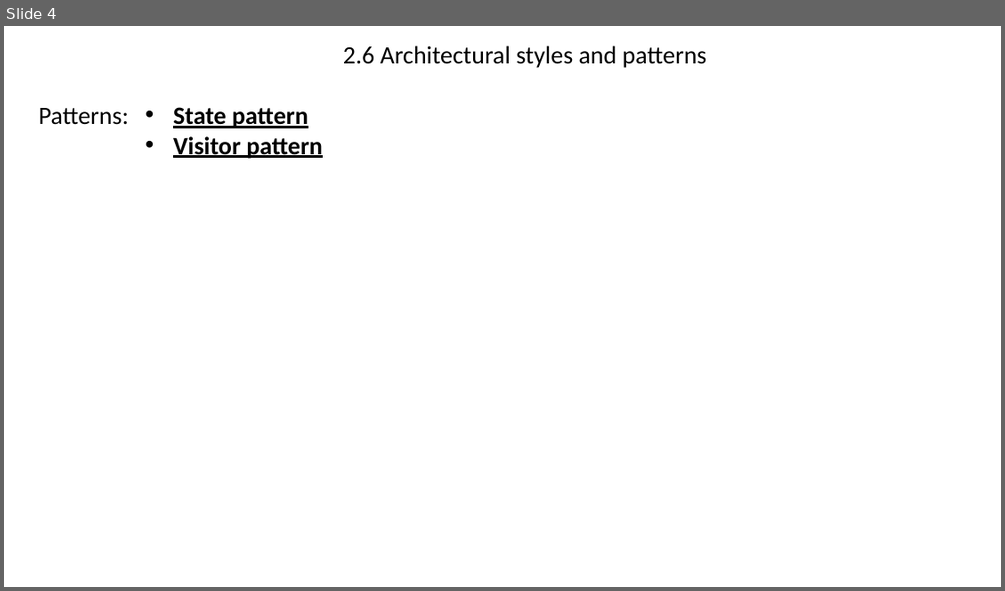
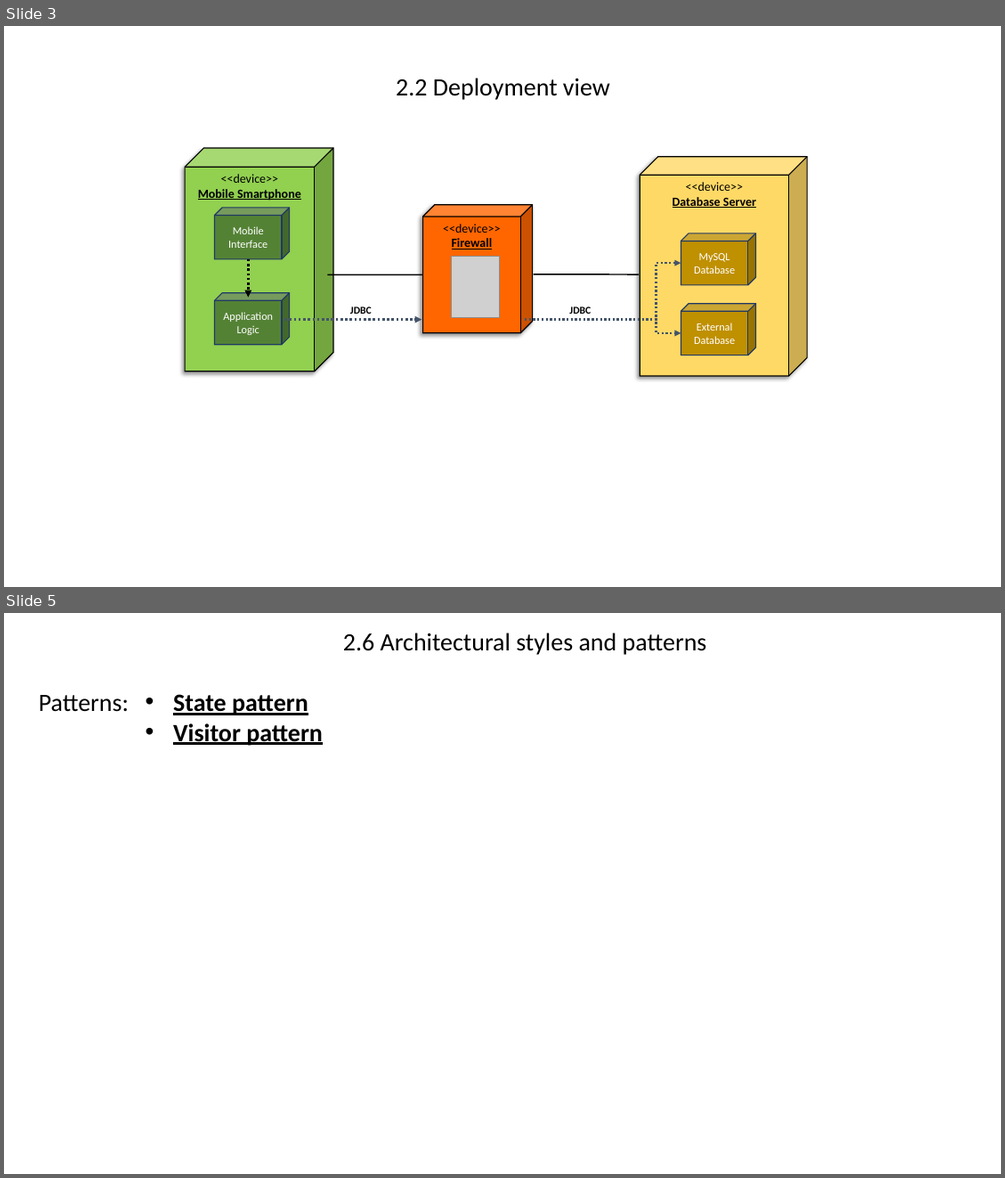
Before and after one commit to AndreaMazzeo289/RASD_DD_Travlendar, a slide deck: Design Documents/Architecture.pptx. Shown one above the other, each under a label of ours: slide 4 before the commit, slides 3 and 5 after it; the slides between them are not shown. The pictures are 1005x591 and 1005x1178 pixels, drawn with LibreOffice and Linux fonts; fonts in the diff are those of the drawing; grey boxes stand for pictures. Boxes give left, top, right and bottom in pixels: in the first picture for what was removed or moved away, otherwise in the second. Text is boxed around its words. In the diff, an @@ line names an element or a change of style, - is before the commit and + after.

Commit message:
deployment

```diff
--- a/Design Documents/Architecture.pptx
+++ b/Design Documents/Architecture.pptx
@@ slide 3 added at [4,26,1001,587], background #FFFFFF @@
@@ text added at [396,78,610,100], 24 pt, text #000000 @@
+2.2 Deployment view
@@ cube added at [185,148,334,371], fill #92D050, outline #000000 1 pt, 12 pt, text #000000, bold, underline @@
+<<device>>
+Mobile Smartphone
@@ cube added at [639,157,807,376], fill #FFD966, outline #000000 1 pt, 12 pt, text #000000, bold, underline @@
+<<device>>
+Database Server
@@ cube added at [215,208,290,259], fill #548235, outline #203864 1 pt, 10.5 pt, text #FFFFFF @@
+Mobile Interface
@@ cube added at [423,205,532,332], fill #FF6600, outline #000000 1 pt, 12 pt, text #000000 @@
+<<device>>
+Firewall
@@ cube added at [680,233,755,285], fill #BF9000, outline #203864 1 pt, 10.5 pt, text #FFFFFF @@
+MySQL Database
@@ arrow added from (249, 259) to (249, 297), #000000 2.25 pt dashed @@
@@ picture added at [451,257,500,318] @@
@@ elbow arrow added from (526, 319) to (680, 263), #44546A 2 pt dashed @@
@@ line added from (328, 275) to (423, 275), #000000 1.25 pt @@
@@ line added from (534, 274) to (639, 274), #000000 1.25 pt @@
@@ cube added at [215,293,290,345], fill #548235, outline #203864 1 pt, 10.5 pt, text #FFFFFF @@
+Application
+Logic
@@ arrow added from (284, 319) to (422, 319), #44546A 2.25 pt dashed @@
@@ text added at [350,306,372,313], 10 pt, text #000000, bold @@
+JDBC
@@ elbow arrow added from (526, 319) to (680, 333), #44546A 2 pt dashed @@
@@ text added at [569,306,591,313], 10 pt, text #000000, bold @@
+JDBC
@@ cube added at [680,304,755,355], fill #BF9000, outline #203864 1 pt, 10.5 pt, text #FFFFFF @@
+External Database
@@ what was slide 4 is now slide 5 @@
```
Also in this commit, not shown: 2 slides changed.
